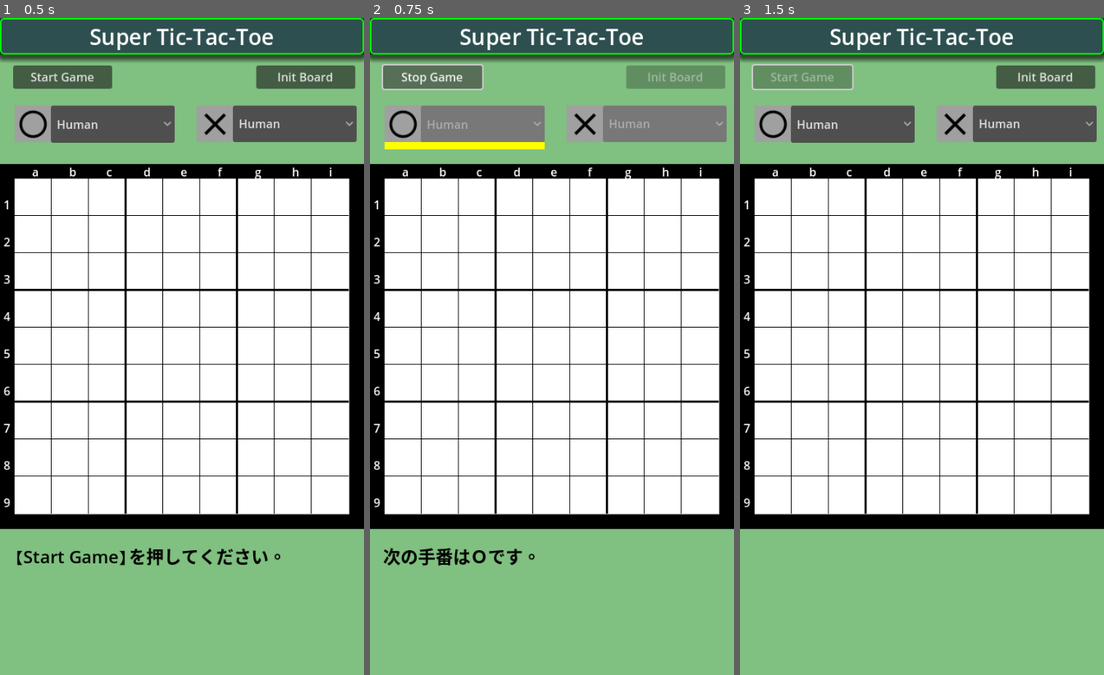
Above: before the commit, frames 1-3 (left to right).
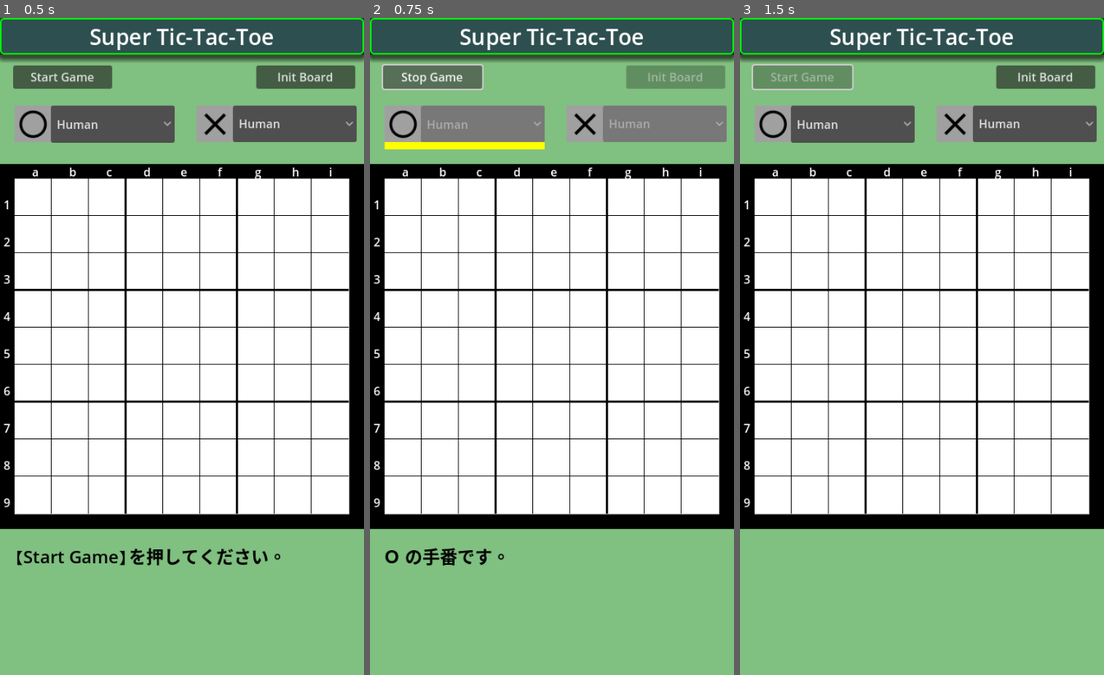
Above: after the commit, the same moments.

Repository: vivisuke/SuperTicTacToe4
Game: Godot game, scene res://main_scene.tscn
The game is run twice, just before and just after one commit, with the same random seed, the same clock (stepped at 60 frames per second) and the same inputs.
Inputs:
- Up to frame 1 (0.5 s): no input
- Up to frame 2 (0.75 s): click "Start Game" at 0.5 s
- Up to frame 3 (1.5 s): click "Stop Game" at 1.25 s

Frame 1 is identical in both runs. In frame 2, 0.6% of the frame differs, in the area x 3-46%, y 80-84%; in frame 3, nothing differs.

Commit message:
0057 ◎ C 03/10 03/10 0.001│ToDo│手番表示：「{○|☓} の手番です。」に変更

Diff:
--- a/SuperTicTacToe/scripts/MainScene.gd
+++ b/SuperTicTacToe/scripts/MainScene.gd
@@ -442,14 +442,14 @@
 	if g_bd.is_game_over():
 		game_started = false
 		match g_bd.winner():
-			EMPTY:	$MessLabel.text = "引き分け"
-			WHITE:	$MessLabel.text = "○ の勝ち"
-			BLACK:	$MessLabel.text = "☓ の勝ち"
+			EMPTY:	$MessLabel.text = "引き分けです。"
+			WHITE:	$MessLabel.text = "○ の勝ちです。"
+			BLACK:	$MessLabel.text = "☓ の勝ちです。"
 	else:
 		if g_bd.next_color() == WHITE:
-			$MessLabel.text = "次の手番はＯです。"
-		else:
-			$MessLabel.text = "次の手番は☓です。"
+			$MessLabel.text = "Ｏ の手番です。"
+		else:
+			$MessLabel.text = "☓ の手番です。"
 	update_next_underline()
 	update_board_tilemaps()
 
@@ -520,7 +520,7 @@
 		$InitButton.disabled = true
 		init_board()
 		$StartStopButton.text = "Stop Game"
-		$MessLabel.text = "次の手番はＯです。"
+		$MessLabel.text = "Ｏ の手番です。"
 	else:
 		$MessLabel.text = ""
 		on_game_over()	#??? Undone: ゲーム中断処理
Not shown, changed: .gitignore
Not shown, changed: SuperTicTacToe4.spr
